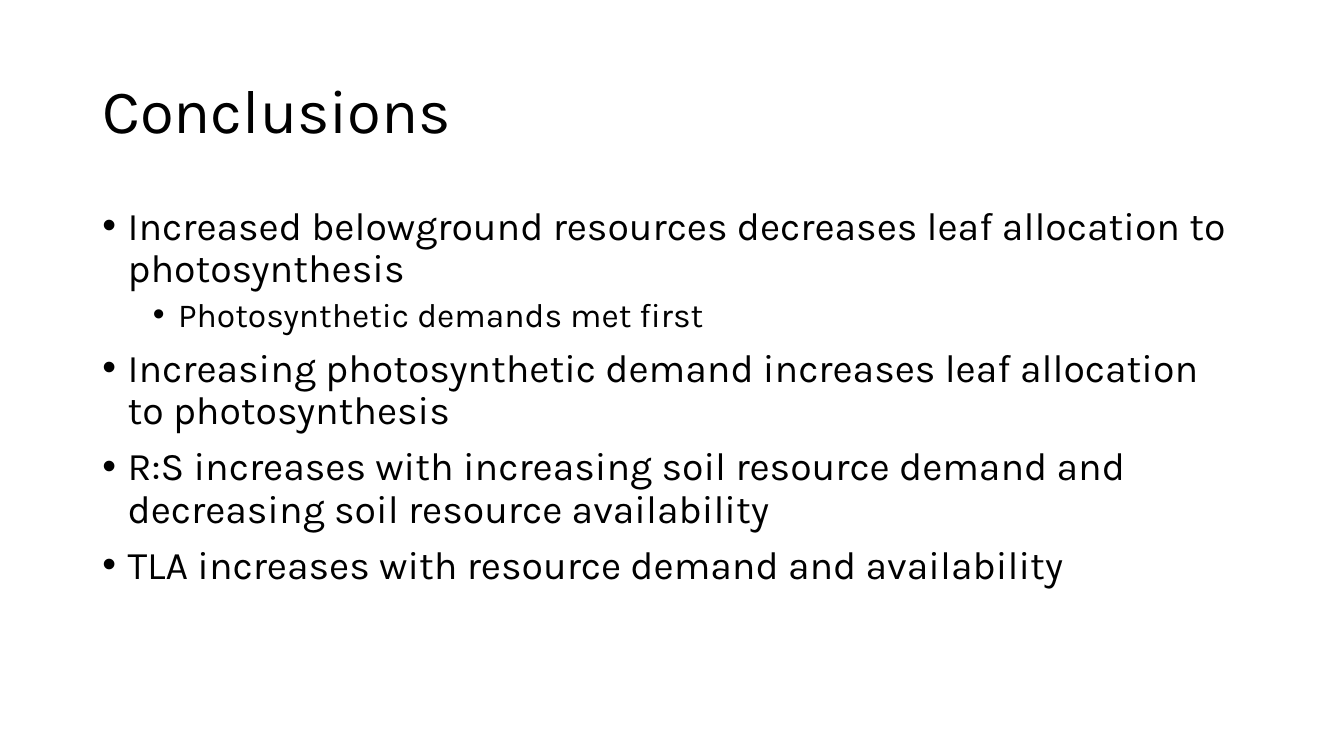
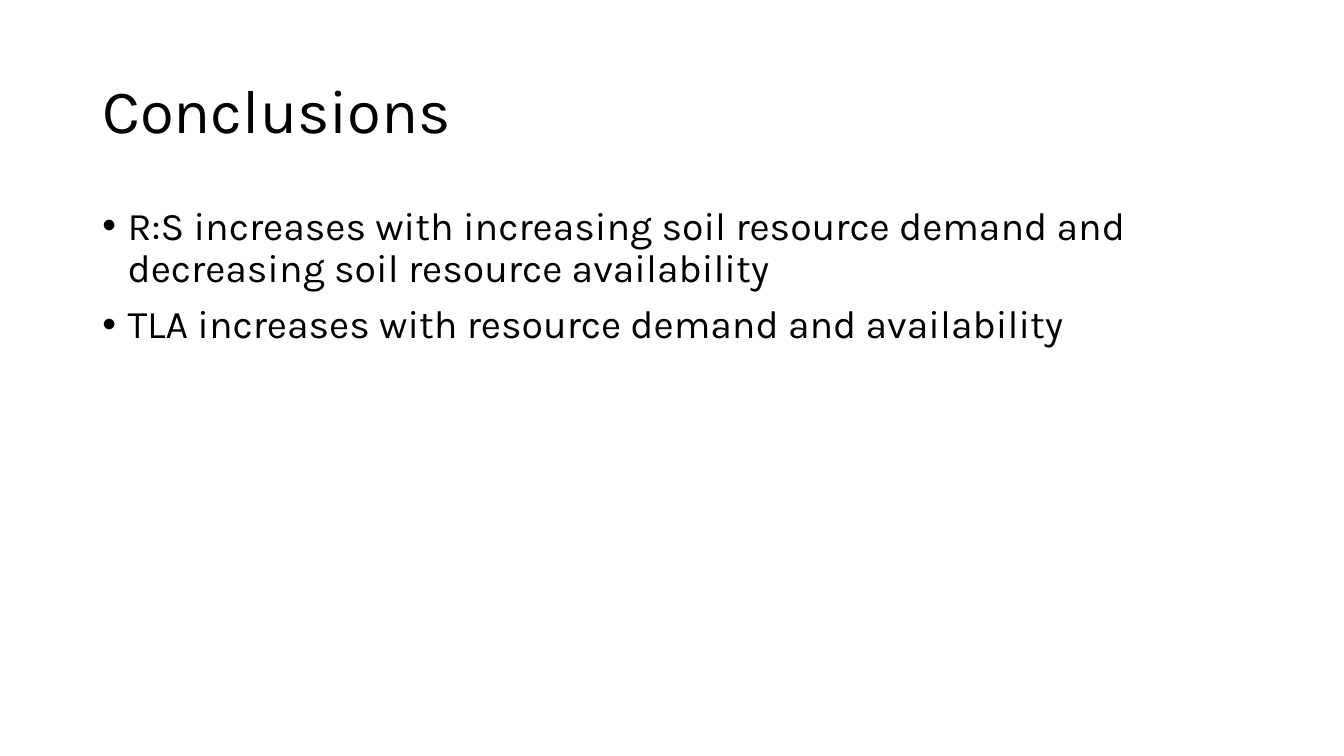
Before and after one commit to SmithEcophysLab/seminar, a slide deck: slide 33 of 2026_lemontree_allocation/src/lt_science_allocation_smith.pptx (slide 37 before the commit). Drawn at 1344x756 pixels with LibreOffice and Linux fonts; fonts in the diff are those of the drawing. Boxes give left, top, right and bottom in pixels: in the first picture for what was removed or moved away, otherwise in the second. Text is boxed around its words. In the diff, an @@ line names an element or a change of style, - is before the commit and + after.

Commit message:
updated to only talk about whole-plant metrics

```diff
--- a/2026_lemontree_allocation/src/lt_science_allocation_smith.pptx
+++ b/2026_lemontree_allocation/src/lt_science_allocation_smith.pptx
@@ text at (128,213,1225,434): paragraphs removed @@
-• Increased belowground resources decreases leaf allocation to photosynthesis
-  • Photosynthetic demands met first
-• Increasing photosynthetic demand increases leaf allocation to photosynthesis
```
Also in this commit, not shown: 2 other files.
